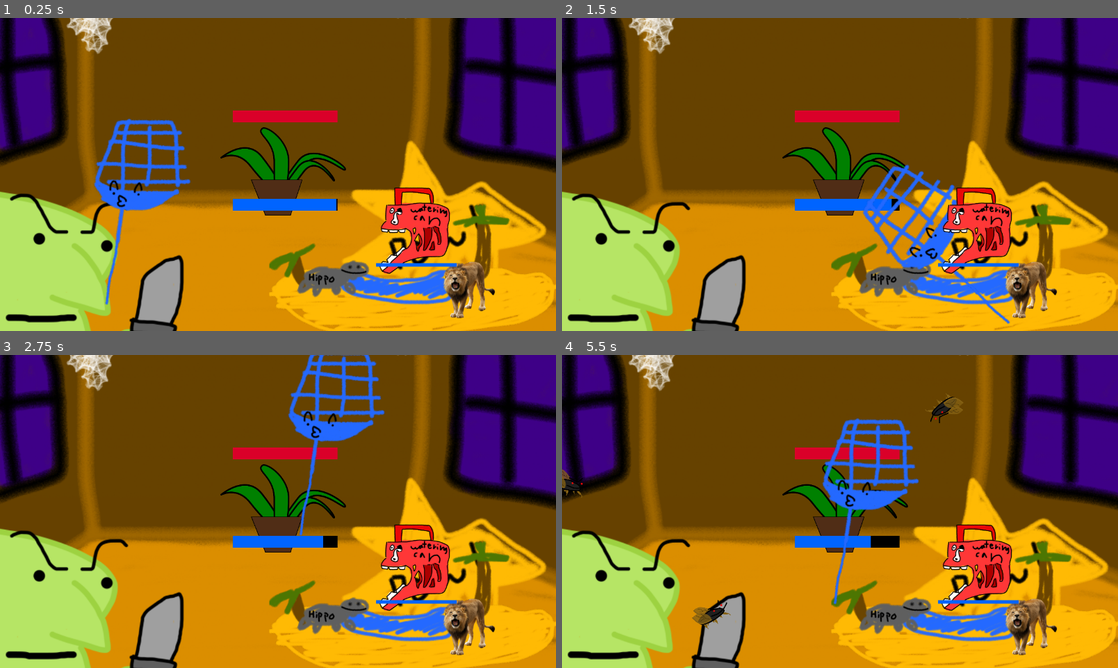
Above: before the commit, frames 1-4 (two rows, left to right).
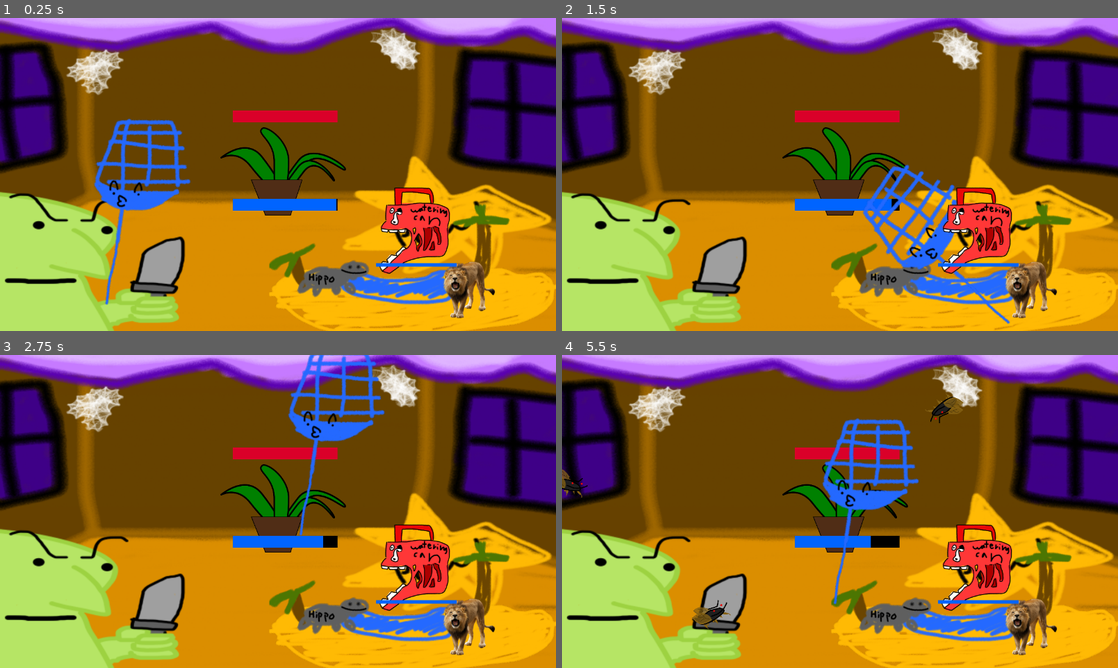
Above: after the commit, the same moments.

Repository: micycle8778/micheals-mansion
Game: Godot game, scene res://world/world.tscn
Two runs of this game, one before a commit and one after it. Both use one fixed random seed, a clock stepped at 60 frames per second and the inputs below. The engine's default icon, where the game draws it, is replaced by a stand-in: a white triangle on a blue panel in a dark square.
Inputs (mouse positions are in pixels of both pictures, inside the frame that each line leads up to):
- Up to frame 1 (0.25 s): no input
- Up to frame 2 (1.5 s): tap Enter at 0.5 s; move the mouse to (701, 212) at 0.52 s; hold Right mouse button (drop_tool) 0.53-1.28 s; click (701, 212) at 0.67 s; tap Space at 1.25 s; move the mouse to (979, 230) at 1.27 s; click (979, 230) at 1.35 s
- Up to frame 3 (2.75 s): move the mouse to (333, 442) at 2.02 s; hold Right mouse button (drop_tool) from 2.03 s (still down); click (333, 442) at 2.17 s
- Up to frame 4 (5.5 s): tap Enter at 2.75 s; move the mouse to (812, 574) at 2.77 s; release Right mouse button (drop_tool) at 2.78 s; click (812, 574) at 2.85 s; move the mouse to (1006, 558) at 3.52 s; hold Right mouse button (drop_tool) 3.53-4.28 s; click (1006, 558) at 3.67 s; move the mouse to (673, 464) at 4.27 s; click (673, 464) at 4.35 s; move the mouse to (867, 511) at 5.02 s; hold Right mouse button (drop_tool) from 5.03 s (still down); click (867, 511) at 5.17 s

The runs differ from the first frame. In frame 1, 27% of the frame differs, in the area x 0-100%, y 0-100%; in frame 2, 27%; in frame 3, 27%; in frame 4, 27%.

Commit message:
changed background to 16:9 version

Diff:
--- a/world/world.tscn
+++ b/world/world.tscn
@@ -41,8 +41,7 @@
 
 [node name="MichealsMansionBackground" type="Sprite2D" parent="."]
 z_index = -1000
-position = Vector2(0, -182)
-scale = Vector2(1.66763, 1.66763)
+scale = Vector2(1.87, 1.87)
 texture = ExtResource("5_ytypx")
 centered = false
 
Binary file changed: MichealsMansionBackground.webp
